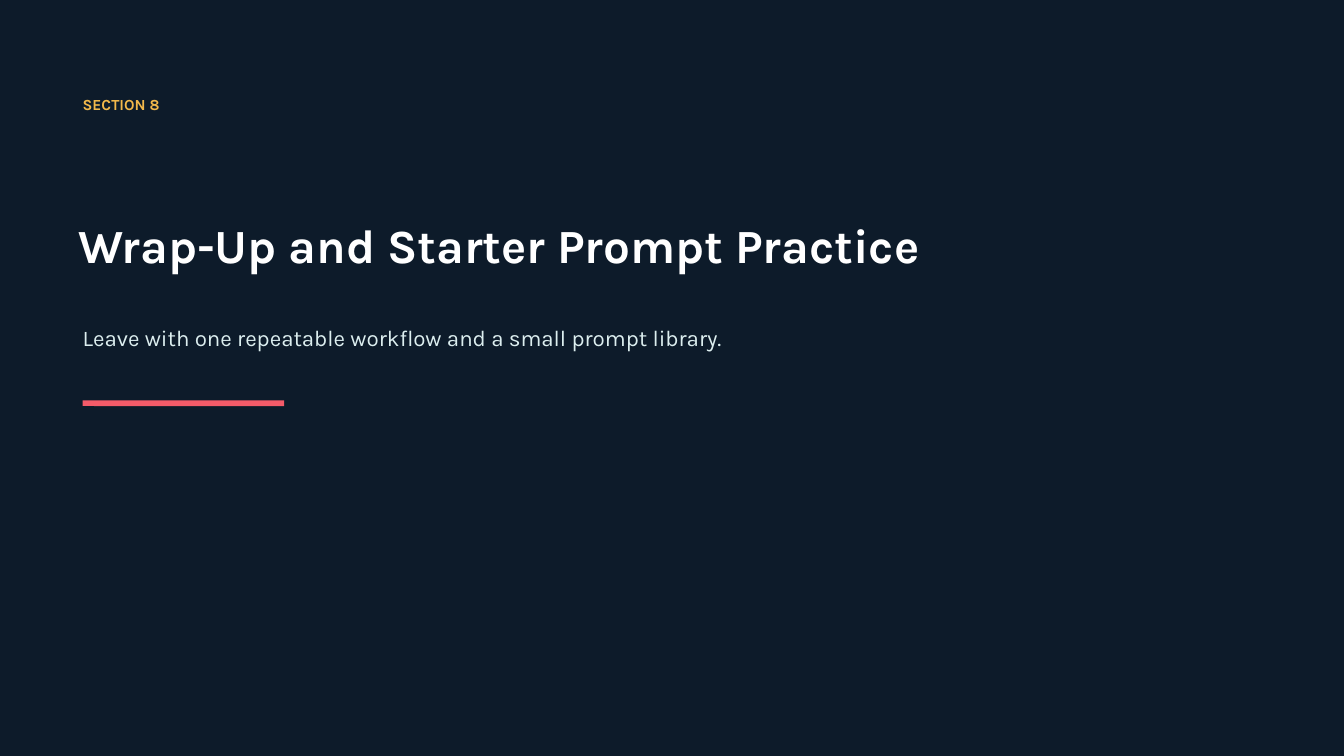
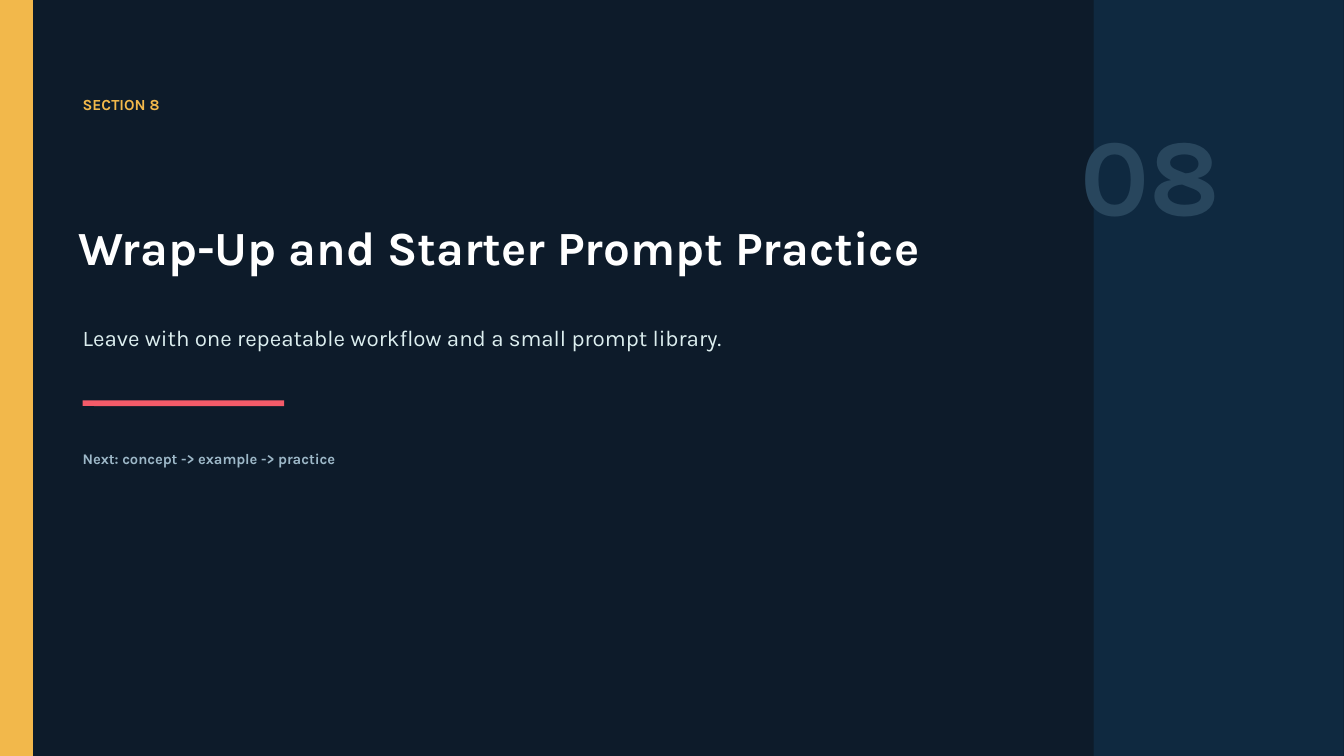
Before and after one commit to ianbprice/miami-realtors-ai-course-series, a slide deck: slide 42 of slides/course-01-ai-for-real-estate-sales-approved-instructor-deck.pptx. Drawn at 1344x756 pixels with LibreOffice and Linux fonts; fonts in the diff are those of the drawing. Boxes give left, top, right and bottom in pixels: in the first picture for what was removed or moved away, otherwise in the second. Text is boxed around its words. In the diff, an @@ line names an element or a change of style, - is before the commit and + after.

```diff
--- a/slides/course-01-ai-for-real-estate-sales-approved-instructor-deck.pptx
+++ b/slides/course-01-ai-for-real-estate-sales-approved-instructor-deck.pptx
@@ rectangle added at box(0, 0, 32, 756), fill #F2B84B, outline #F2B84B 1 pt @@
@@ rectangle added at box(1094, 0, 1344, 756), fill #102B43 at 90% opacity @@
@@ text added at box(1080, 102, 1220, 244), 78 pt, text #28465D, bold @@
+08
@@ text added at box(83, 453, 335, 468), 10.5 pt, text #9DB8C8, bold @@
+Next: concept -> example -> practice
```
Also in this commit, not shown: 47 other slides changed, 2 other files.
